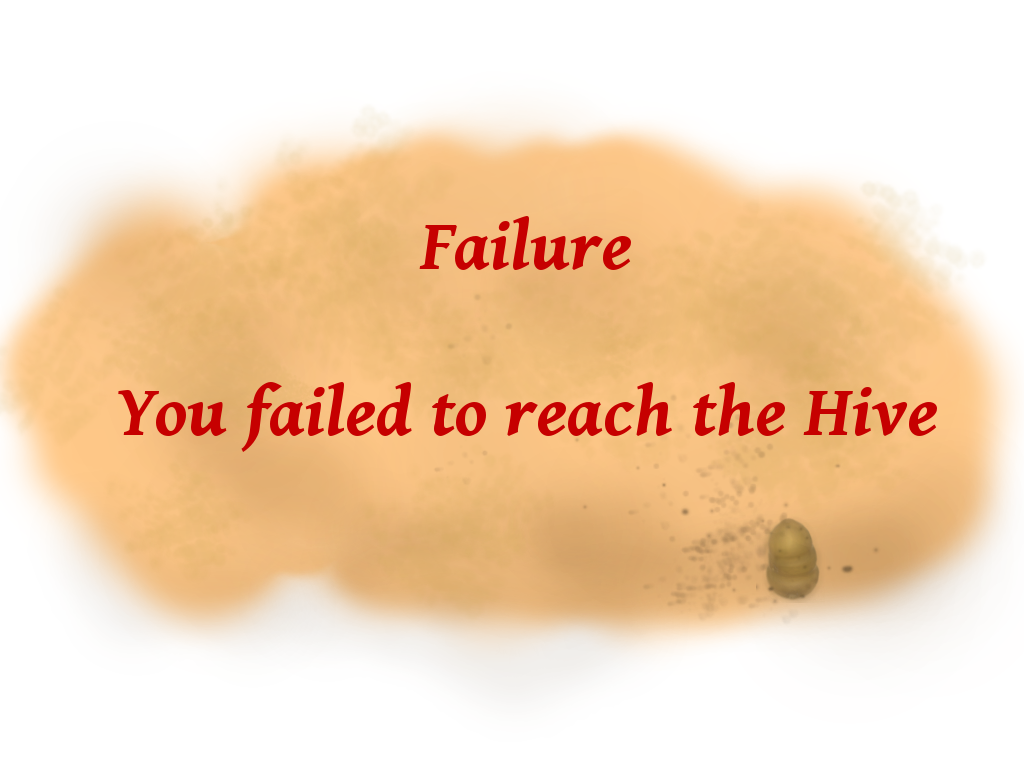
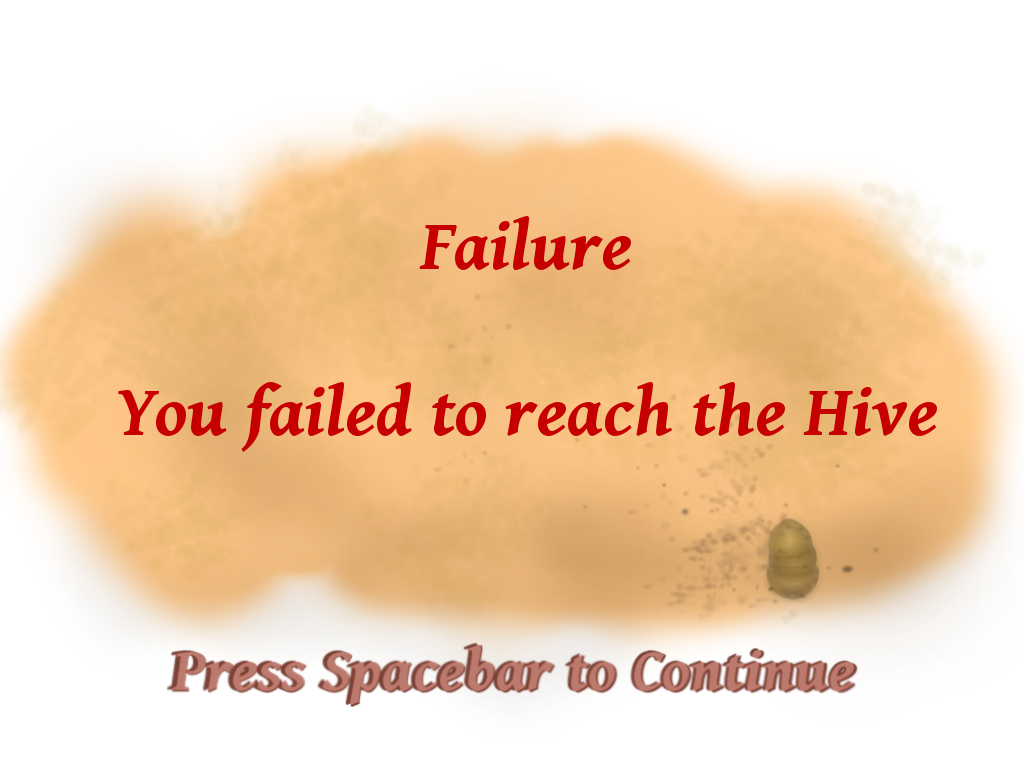
Before/after of a (1024, 768) layered artwork. What changed in the layer stack:
added layer "Press Spacebar to Continue #1" above "Clipboard" over [167,642,858,708]
